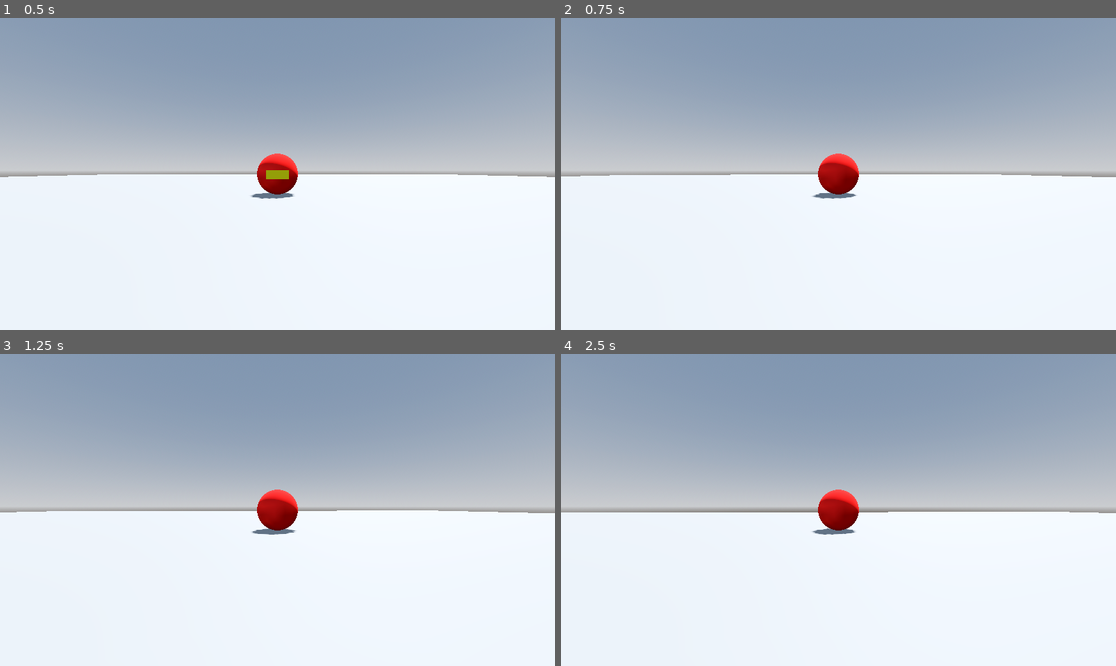
Above: before the commit, frames 1-4 (two rows, left to right).
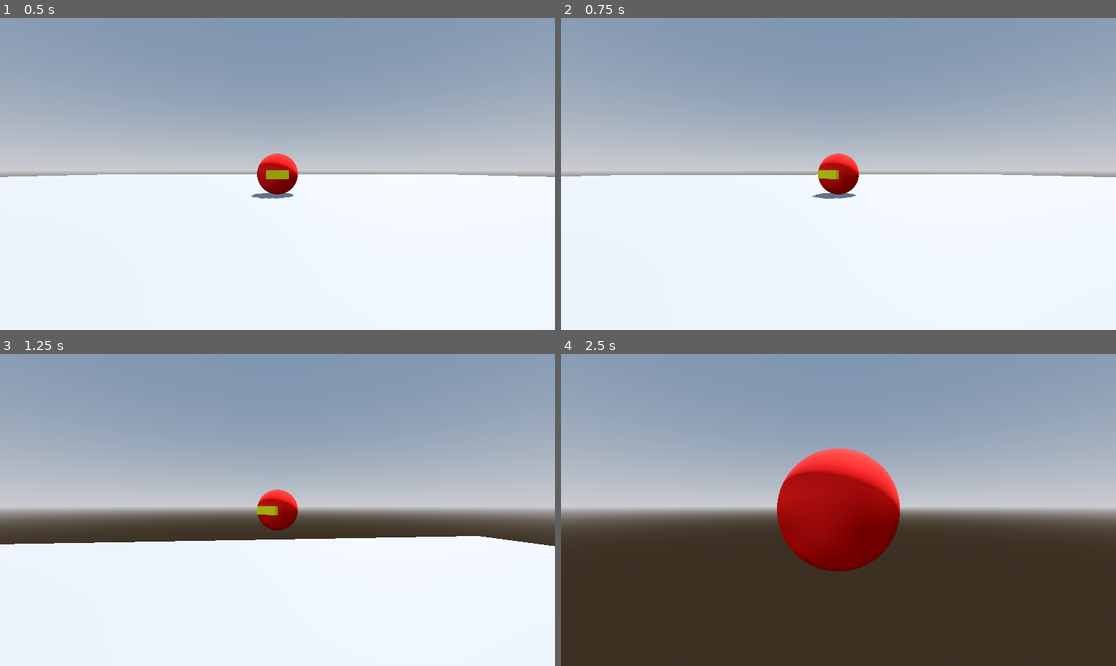
Above: after the commit, the same moments.

Repository: cliff-lilly-jean/pacman-stealth-game
Game: Godot game, scene res://scenes/world/world.tscn
The game is run twice, just before and just after one commit, with the same random seed, the same clock (stepped at 60 frames per second) and the same inputs.
Inputs (mouse positions are in pixels of both pictures, inside the frame that each line leads up to):
- Up to frame 1 (0.5 s): no input
- Up to frame 2 (0.75 s): tap Enter at 0.5 s; move the mouse to (866, 174) at 0.52 s; hold W (move_forward) from 0.53 s (still down); hold Ctrl (sprint) from 0.53 s (still down); tap Shift (dash) at 0.6 s
- Up to frame 3 (1.25 s): keep holding W (move_forward); keep holding Ctrl (sprint); tap Space (jump) at 0.77, 1.07 s
- Up to frame 4 (2.5 s): keep holding W (move_forward); move the mouse to (810, 510) at 1.27 s; release Ctrl (sprint) at 1.28 s; tap Ctrl (sprint) at 1.35 s; tap Space (jump) at 1.52, 1.55, 1.82, 2.1 s; move the mouse to (849, 503) at 2.02 s; tap Shift (dash) at 2.3 s

Frame 1 is identical in both runs. In frame 2, 0.2% of the frame differs, in the area x 3-96%, y 48-58%; in frame 3, 9.1%; in frame 4, 52%, in the area x 0-100%, y 30-100%.

Commit message:
fixed all the movement for the state machine of the player

Diff:
--- a/managers/input_manager.gd
+++ b/managers/input_manager.gd
@@ -11,27 +11,18 @@
 signal sprint_pressed
 
 func update() -> void:
-	update_direction()
-	jump()
-	dash()
-	sprint()
+	input_direction = Input.get_vector("move_left","move_right","move_forward","move_backward")
+	jump_input = Input.is_action_just_pressed("jump")
+	dash_input = Input.is_action_just_pressed("dash")
+	sprint_input = Input.is_action_pressed("sprint")
 
-func update_direction() -> void:
-	input_direction = Input.get_vector("move_left","move_right","move_forward","move_backward")
-	print("Move")
 	changed_direction.emit(input_direction)
 
-func jump() -> void:
-	if Input.is_action_just_pressed("jump"):
-		print("Jump")
+	if jump_input:
 		jump_pressed.emit()
 
-func dash() -> void:
-	if Input.is_action_just_pressed("dash"):
-		print("Dash")
+	if dash_input:
 		dash_pressed.emit()
 
-func sprint() -> void:
-	if Input.is_action_pressed("sprint"):
-		print("Sprint")
+	if sprint_input:
 		sprint_pressed.emit()
--- a/scenes/player/player.gd
+++ b/scenes/player/player.gd
@@ -14,10 +14,7 @@
 @onready var spring_arm: SpringArm3D = $SpringArm3D
 @onready var mesh: MeshInstance3D = $MeshInstance3D
 @onready var stamina_component: StaminaComponent = $Components/StaminaComponent
-#@onready var input_component: InputComponent = $Components/InputComponent
 @onready var input_manager: InputManager = $Managers/InputManager
-
-
 
 var direction: Vector3
 
--- a/state_machine/states/player/move.gd
+++ b/state_machine/states/player/move.gd
@@ -9,13 +9,13 @@
 
 func update(delta: float) -> void:
 	if entity is Player:
-		if entity.is_on_floor() and entity.input_manager.jump():
+		if entity.is_on_floor() and entity.input_manager.jump_input:
 			change_state.emit(self, 'jump')
 
-		if entity.is_on_floor() and entity.input_manager.dash():
+		if entity.is_on_floor() and entity.input_manager.dash_input:
 			change_state.emit(self, "dash")
 
-		if entity.is_on_floor() and entity.input_manager.sprint():
+		if entity.is_on_floor() and entity.input_manager.sprint_input:
 			change_state.emit(self, "sprint")
 
 func physics_update(delta: float) -> void:
